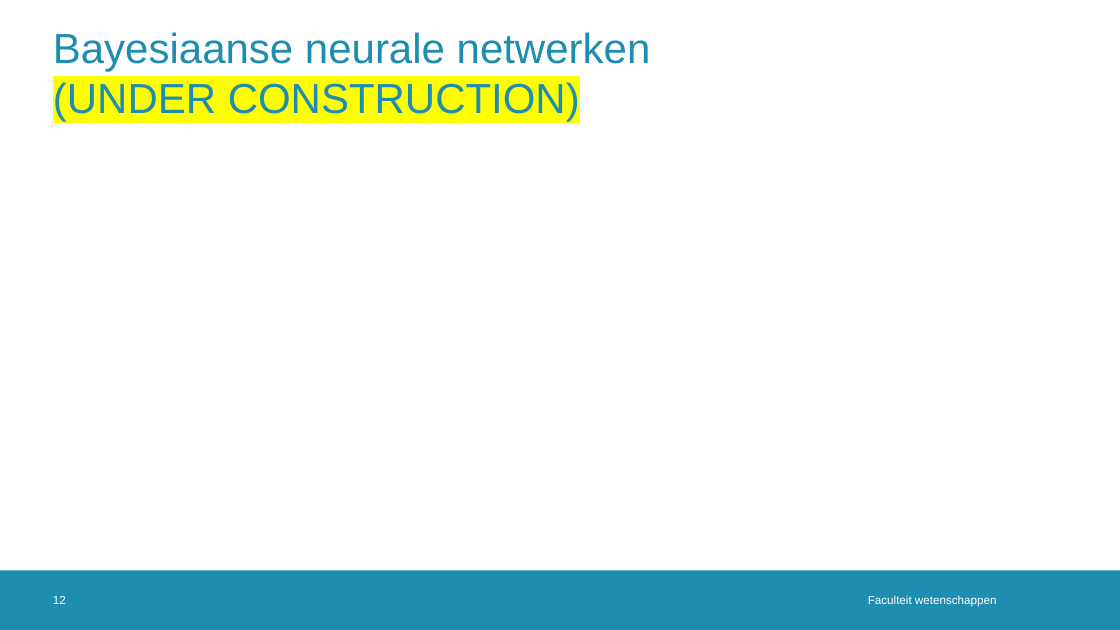
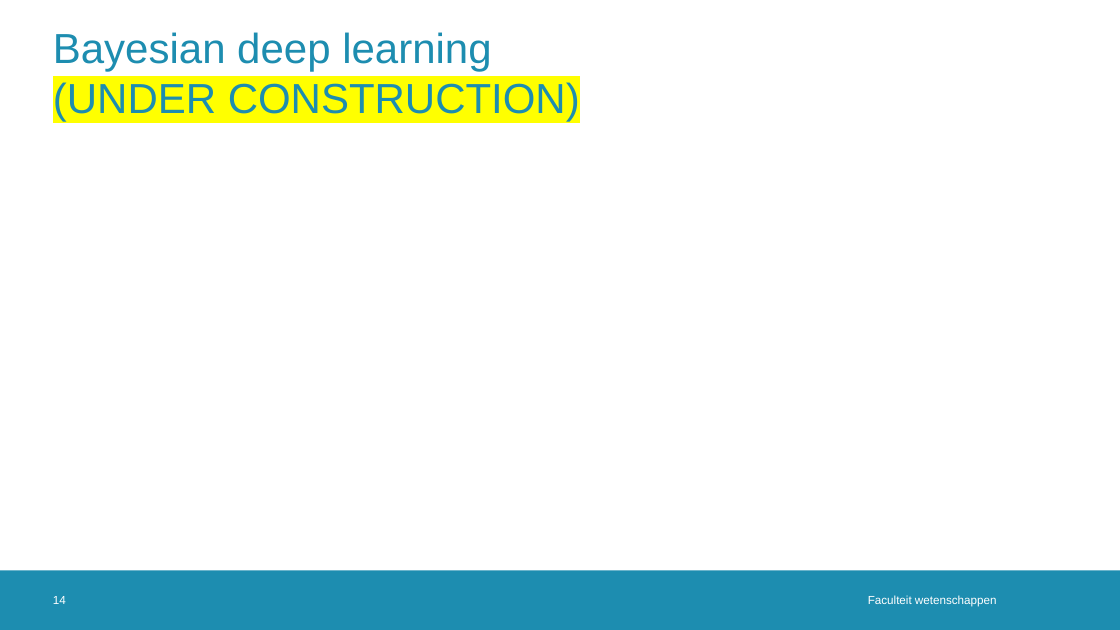
Before and after one commit to JoppeDJ/BachelorProef, a slide deck: slide 14 of Literatuurstudie/Literatuurstudie_ppt.pptx (slide 12 before the commit). Drawn at 1120x630 pixels with LibreOffice and Linux fonts; fonts in the diff are those of the drawing; grey boxes stand for pictures; background and template pictures are left out. Boxes give left, top, right and bottom in pixels: in the first picture for what was removed or moved away, otherwise in the second. Text is boxed around its words. In the diff, an @@ line names an element or a change of style, - is before the commit and + after.

```diff
--- a/Literatuurstudie/Literatuurstudie_ppt.pptx
+++ b/Literatuurstudie/Literatuurstudie_ppt.pptx
@@ title at (x1=53, y1=32, x2=580, y2=122): text changed @@
-Bayesiaanse neurale netwerken
-(UNDER CONSTRUCTION)
+Bayesian deep learning
+(UNDER CONSTRUCTION)
@@ page number at (x1=53, y1=596, x2=66, y2=604): text changed @@
-12
+14
```
Also in this commit, not shown: 6 other slides changed, 2 slides added, 1 slide removed, 1 other file.
